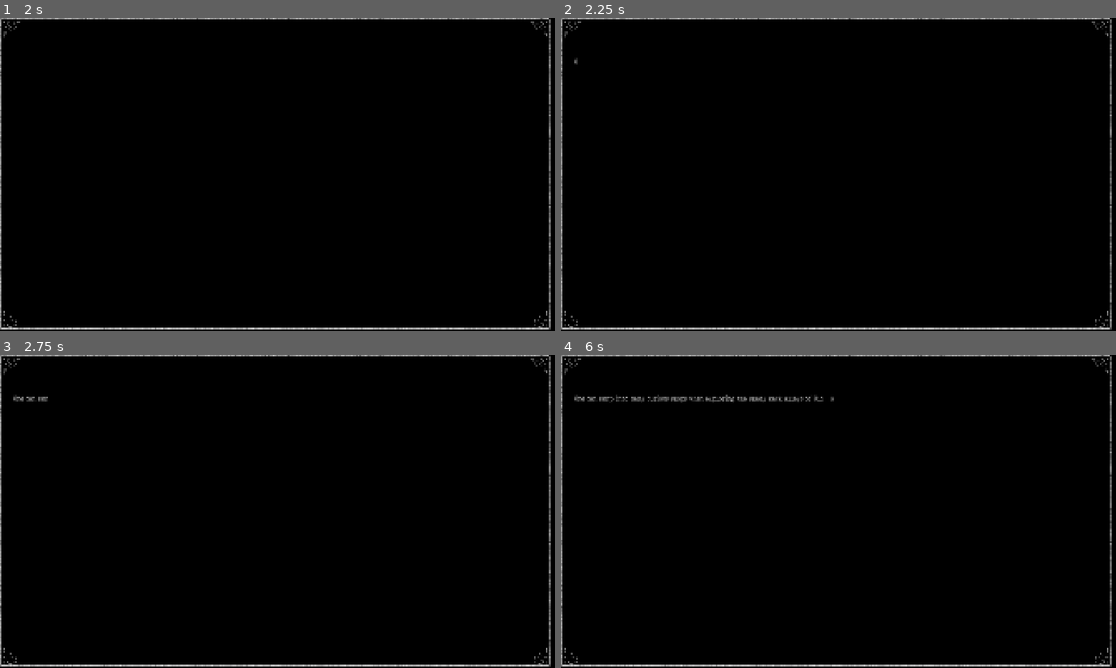
Above: before the commit, frames 1-4 (two rows, left to right).
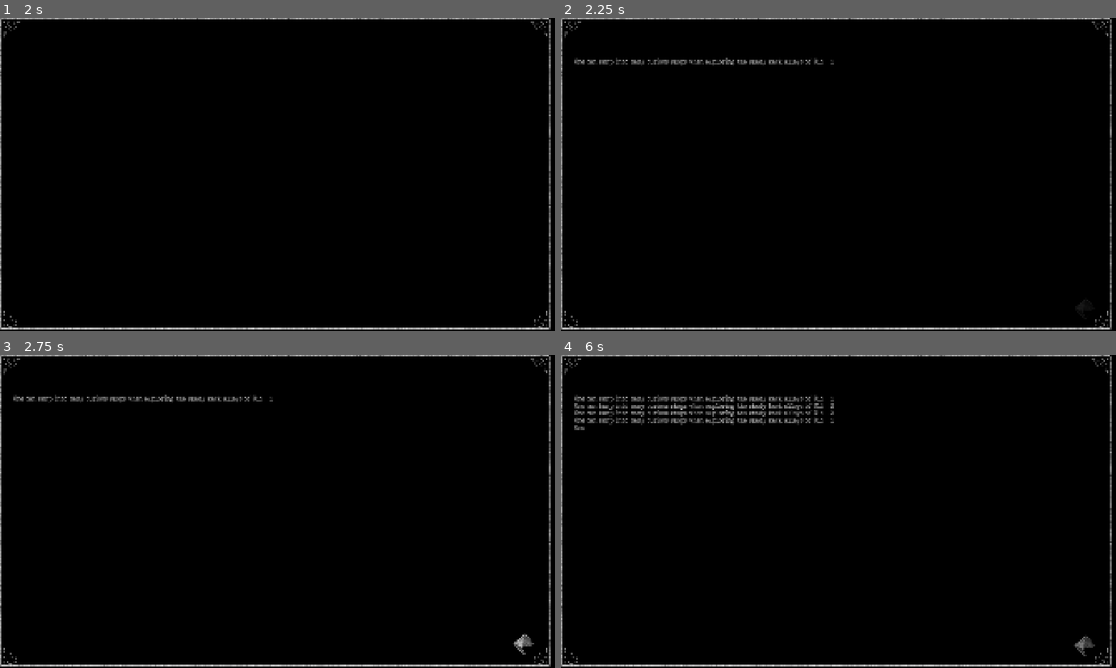
Above: after the commit, the same moments.

Repository: MarkusSecundus/Gamestudies-Experiment
Game: Godot game, scene res://scenes/IntroText.tscn
Two runs of this game, one before a commit and one after it. Both use one fixed random seed, a clock stepped at 60 frames per second and the inputs below. This scene is started directly instead of the project's main scene. Sound files missing from this copy of the repository are replaced by a short silence.
Inputs (mouse positions are in pixels of both pictures, inside the frame that each line leads up to):
- Up to frame 1 (2 s): move the mouse to (399, 158) at 0.52 s; click (399, 158) at 0.67 s; tap Enter at 1.25 s; drag from (166, 190) to (249, 237) at 1.27 s
- Up to frame 2 (2.25 s): tap Space (SkipDialog) at 2 s; move the mouse to (894, 105) at 2.02 s; click (894, 105) at 2.17 s
- Up to frame 3 (2.75 s): no input
- Up to frame 4 (6 s): drag from (810, 574) to (672, 464) at 2.77 s; move the mouse to (1005, 558) at 3.52 s; click (1005, 558) at 3.67 s; tap Space (SkipDialog) at 4.15, 5 s; tap Enter at 4.25 s; drag from (672, 464) to (755, 433) at 4.27 s; move the mouse to (866, 511) at 5.02 s; click (866, 511) at 5.17 s; drag from (755, 433) to (727, 527) at 5.77 s

Frame 1 is identical in both runs. In frame 2, 0.5% of the frame differs, in the area x 3-95%, y 12-92%; in frame 3, 0.6%; in frame 4, 1.6%, in the area x 2-97%, y 13-97%.

Commit message:
dialog system minor fixes

Diff:
--- a/scenes/IntroText.tscn
+++ b/scenes/IntroText.tscn
@@ -13,6 +13,7 @@
 [ext_resource type="Texture2D" uid="uid://3nt84bbdeiat" path="res://art/shop/text_bubble.png" id="8_mff2p"]
 [ext_resource type="Texture2D" uid="uid://crey10du5l7ha" path="res://art/customers/custom-questionmark-dot.png" id="9_aq5dq"]
 [ext_resource type="Script" uid="uid://b1igdcx7pq657" path="res://scripts/dialog_system/DialogCall.gd" id="13_4en75"]
+[ext_resource type="Script" uid="uid://e6ngriff8i3t" path="res://scripts/dialog_system/DialogJump.gd" id="15_aq5dq"]
 [ext_resource type="Script" uid="uid://24o8mm5k8wt3" path="res://scripts/dialog_system/DialogMessage.gd" id="16_5g2oq"]
 
 [sub_resource type="Gradient" id="Gradient_f0hic"]
@@ -142,7 +143,7 @@
 offset_bottom = 1080.0
 script = ExtResource("1_fin6i")
 sounds_per_char = Array[AudioStream]([ExtResource("2_4en75"), ExtResource("3_aq5dq"), ExtResource("4_5g2oq"), ExtResource("5_kd8v4"), ExtResource("6_kh5rm")])
-_dot_fade_duration = 0.1
+_dot_fade_duration = 0.5
 
 [node name="Label" type="RichTextLabel" parent="TextBubble"]
 self_modulate = Color(0.75987595, 0.75987595, 0.75987595, 1)
@@ -198,14 +199,28 @@
 [node name="Fn_Text" type="Node" parent="DialogSystem"]
 script = ExtResource("3_gutn5")
 
+[node name="TextReset" type="Node" parent="DialogSystem/Fn_Text"]
+script = ExtResource("16_5g2oq")
+wait_for_user_input = false
+
 [node name="Text" type="Node" parent="DialogSystem/Fn_Text"]
 script = ExtResource("16_5g2oq")
-text = "One can bump into many curious shops when exploring the shady back alleys of Old   1"
+text = "One can bump into many curious shops when exploring the shady back alleys of Old   1
+"
+append = true
 
 [node name="Text2" type="Node" parent="DialogSystem/Fn_Text"]
 script = ExtResource("16_5g2oq")
-text = "One can bump into many curious shops when exploring the shady back alleys of Old   2"
+text = "One can bump into many curious shops when exploring the shady back alleys of Old   2
+"
+append = true
 
 [node name="Text3" type="Node" parent="DialogSystem/Fn_Text"]
 script = ExtResource("16_5g2oq")
-text = "One can bump into many curious shops when exploring the shady back alleys of Old   3"
+text = "One can bump into many curious shops when exploring the shady back alleys of Old   3
+"
+append = true
+
+[node name="Jump" type="Node" parent="DialogSystem/Fn_Text" node_paths=PackedStringArray("destination")]
+script = ExtResource("15_aq5dq")
+destination = NodePath("../Text")
--- a/scripts/dialog_system/DialogMessage.gd
+++ b/scripts/dialog_system/DialogMessage.gd
@@ -14,6 +14,7 @@
 	var on_printing_finished: Callable = func():
 		if wait_for_user_input:
 			print("{0} - awaiting user input...".format([self.name]))
+			await get_tree().process_frame
 			while true:
 				await get_tree().process_frame
 				if Input.is_action_just_pressed("SkipDialog"):
--- a/scripts/dialog_system/PrettyTextBox.gd
+++ b/scripts/dialog_system/PrettyTextBox.gd
@@ -40,7 +40,8 @@
 		if _tw and _tw.is_running():
 			_tw.stop()
 			_tw = null
-			_lbl.visible_characters = -1
+			_lbl.visible_characters = _lbl.get_total_character_count()
+			do_fade_the_finish_marker(1.0)
 			if _on_finished: _on_finished.call()
 			_on_finished = Callable()
 			on_printing_finished.emit()
Not shown: 1 places in scenes/IntroText.tscn that only renumber resources
